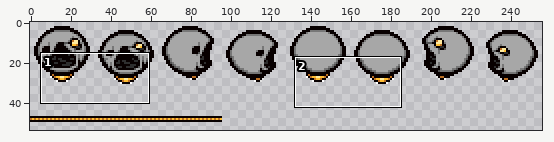
File history of a sprite sheet, resources/gfx/characters/costumes/costume_keepersrope_white.png. Above: a wide view before the commit, with the close-up outlined.
Close-up. Before the commit:
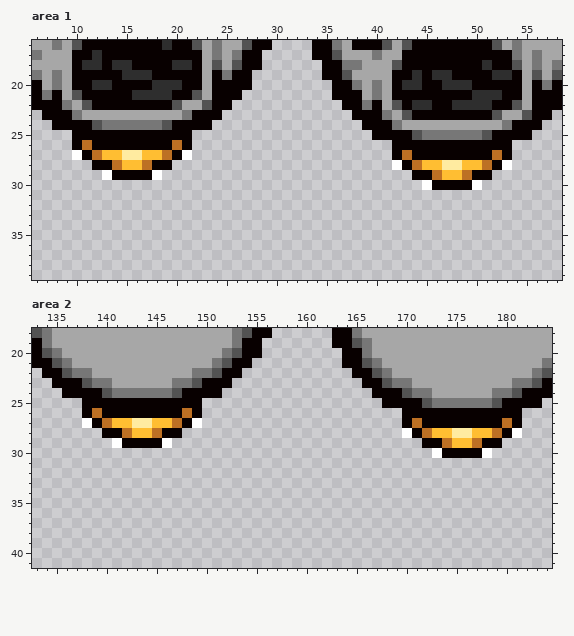
The file is 256x64 pixels. Shown: area 1: x 6..58, y 16..39; area 2: x 133..184, y 18..41. The wide view leaves out empty margins.
New version:
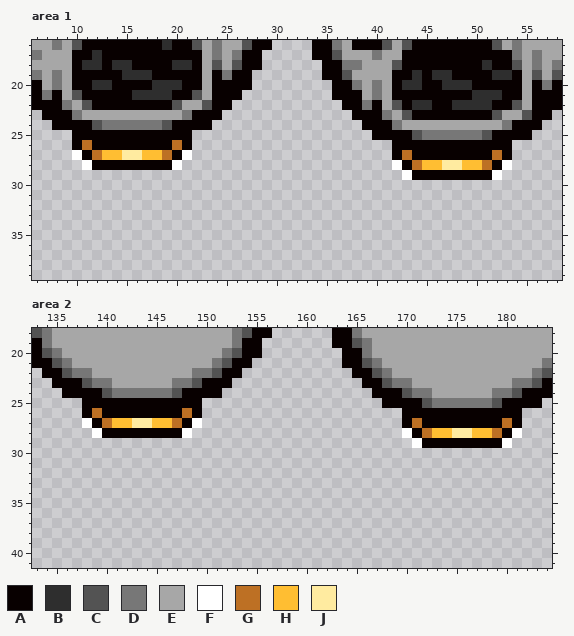
Palette (. is transparent): A #080000  B #2e2e2e  C #535353  D #777777  E #a7a7a7  F #ffffff  G #bd7024  H #ffbe32  J #ffeba0
Message: Updated costume sprites Neck doesn't look like underwear now
Difference:
Area 1:
y 28: x 11 . -> F; x 14..17 GHHG -> AAAA; x 20 . -> F
y 29: x 13..18 FAAAAF -> ......; x 43 . -> F; x 46..49 GHHG -> AAAA; x 52 . -> F
y 30: x 45..50 FAAAAF -> ......
Area 2:
y 28: x 139 . -> F; x 142..145 GHHG -> AAAA; x 148 . -> F
y 29: x 141..146 FAAAAF -> ......; x 171 . -> F; x 174..177 GHHG -> AAAA; x 180 . -> F
y 30: x 173..178 FAAAAF -> ......
